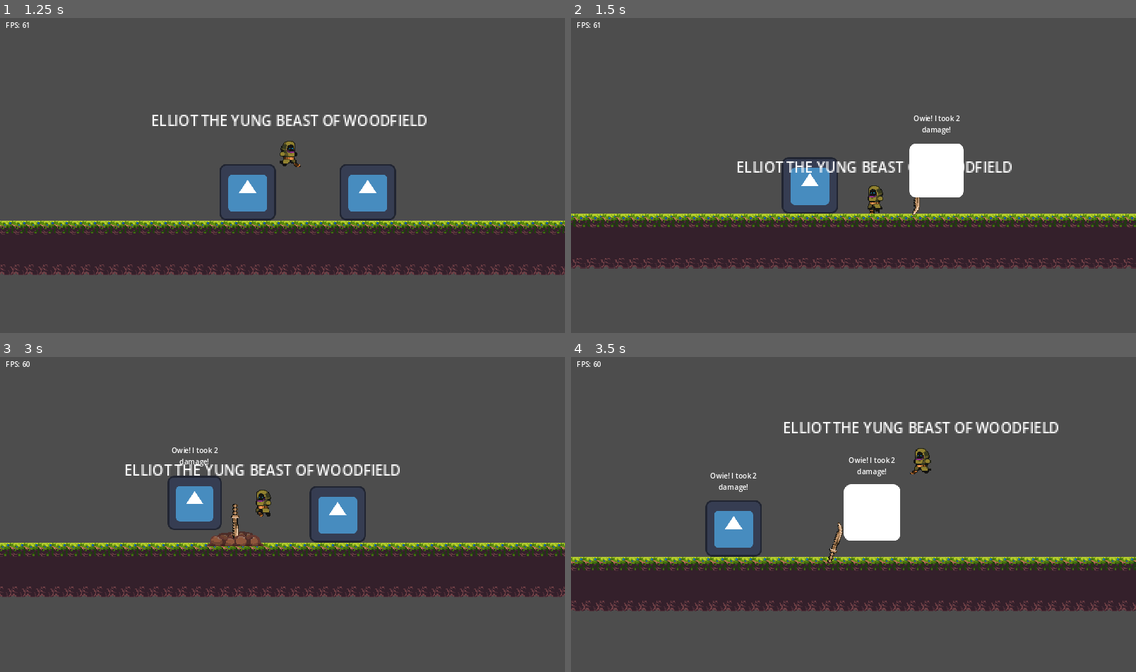
Above: before the commit, frames 1-4 (two rows, left to right).
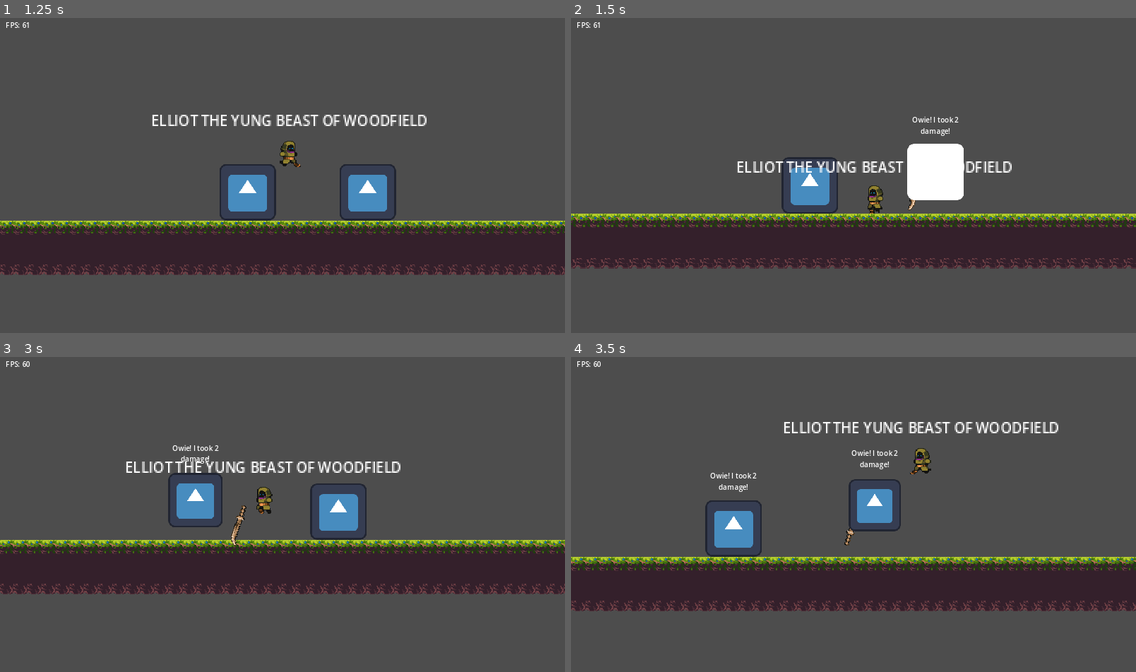
Above: after the commit, the same moments.

Repository: humding3r/BodyBlade
Game: Godot game, scene res://main.tscn
Two runs of this game, one before a commit and one after it. Both use one fixed random seed, a clock stepped at 60 frames per second and the inputs below. The engine's default icon, where the game draws it, is replaced by a stand-in: a white triangle on a blue panel in a dark square.
Inputs (mouse positions are in pixels of both pictures, inside the frame that each line leads up to):
- Up to frame 1 (1.25 s): tap Enter at 0.5 s; move the mouse to (406, 159) at 0.52 s; press the mouse at (406, 159) at 0.53 s; hold D (move_right) from 0.53 s (still down); tap Space (jump) at 0.77 s; right-click (406, 159) at 0.8 s
- Up to frame 2 (1.5 s): keep holding D (move_right); move the mouse to (740, 191) at 1.27 s; release the mouse at (740, 191) at 1.28 s; right-click (740, 191) at 1.35 s
- Up to frame 3 (3 s): tap Space (jump) at 1.52 s; click (169, 530) at 1.55 s; move the mouse to (339, 442) at 2.02 s; release D (move_right) at 2.03 s; press the mouse at (339, 442) at 2.03 s; hold A (move_left) 2.03-2.78 s; right-click (339, 442) at 2.3 s; move the mouse to (254, 577) at 2.77 s; release the mouse at (254, 577) at 2.78 s; hold D (move_right) from 2.78 s (still down); right-click (254, 577) at 2.85 s
- Up to frame 4 (3.5 s): keep holding D (move_right); tap Space (jump) at 3.02 s; click (825, 577) at 3.05 s

Frame 1 is identical in both runs. In frame 2, 0.4% of the frame differs, in the area x 59-70%, y 30-63%; in frame 3, 8.4%, in the area x 0-100%, y 27-77%; in frame 4, 2.2%.

Commit message:
Fix sword swapping with sideways stuck sword

Diff:
--- a/Sword/State/sword_state.gd
+++ b/Sword/State/sword_state.gd
@@ -1,9 +1,11 @@
 extends State
 class_name SwordState
 
+signal update_impact_direction(new_impact_direction : int)
+
+var impact_direction : int
 var times_bounced : int = 0
 const BOUNCE_SCALE := Vector2(0.75, 0.65)
-
 
 func swap():
 	var temp = object.get_parent().global_position
@@ -12,8 +14,7 @@
 	if object.get_parent().is_on_floor():
 		object.stuck_sprite.rotation_degrees = 0
 	else:
-		object.stuck_sprite.hide()
-		object.thrown_sprite.show()
+		change_state("free")
 
 	object.pickup_area.set_deferred("disabled", true)
 	object.get_parent().global_position = object.global_position
@@ -21,3 +22,37 @@
 	object.global_position = temp
 	object.linear_velocity = temp_velocity
 	object.pickup_area.set_deferred("disabled", false)
+
+func check_bounce():
+	var collision_info = object.move_and_collide(Vector2.ZERO)
+	if collision_info:
+		times_bounced += 1
+
+		if (collision_info.get_angle() > 0) and (collision_info.get_angle() < PI / 4):
+			impact_direction = 0
+		if (collision_info.get_angle() >= PI / 4) and (collision_info.get_angle() < (3 * PI) / 4):
+			impact_direction = 1 if object.linear_velocity.x >= 0 else 3
+		if (collision_info.get_angle() >= (3 * PI) / 4):
+			impact_direction = 2
+
+		if check_stick(impact_direction, times_bounced):
+			times_bounced = 0
+			update_impact_direction.emit(impact_direction)
+			change_state("stuck")
+		else:
+			object.linear_velocity = object.linear_velocity.bounce(collision_info.get_normal())
+			object.linear_velocity *= BOUNCE_SCALE
+
+func check_stick(impact_direction : int, count : int):
+
+	if Input.is_action_pressed("attack"): return false
+	if count == 3: return true
+
+	if abs(object.linear_velocity.x) > 600:
+		if impact_direction == 1 or impact_direction == 3:
+			return true
+	if abs(object.linear_velocity.y) > 600:
+		if impact_direction == 0 or impact_direction == 2:
+			return true
+
+	return false
--- /dev/null
+++ b/Sword/State/sword_state_free.gd
@@ -0,0 +1,16 @@
+extends SwordState
+
+func enter():
+	object.stuck_sprite.hide()
+	object.thrown_sprite.show()
+	object.freeze = false
+
+func process(delta):
+	if Input.is_action_just_pressed("swap"):
+		swap()
+
+	if Input.is_action_pressed("attack"):
+		change_state("return")
+
+func physics_process(delta):
+	check_bounce()
--- a/Sword/State/sword_state_stuck.gd
+++ b/Sword/State/sword_state_stuck.gd
@@ -1,6 +1,4 @@
 extends SwordState
-
-var impact_direction : int
 
 func enter():
 	match impact_direction:
@@ -28,5 +26,5 @@
 	if Input.is_action_pressed("attack"):
 		change_state("return")
 
-func _on_throw_update_impact_direction(new_impact_direction):
+func _on_update_impact_direction(new_impact_direction):
 	impact_direction = new_impact_direction
--- a/Sword/State/sword_state_throw.gd
+++ b/Sword/State/sword_state_throw.gd
@@ -1,6 +1,4 @@
 extends SwordState
-
-signal update_impact_direction(new_impact_direction)
 
 @export var speed : float = 500
 @export var damage_value : int = 2
@@ -24,43 +22,12 @@
 	object.thrown_sprite.show()
 	object.damage_hitbox.set_deferred("disabled", false)
 
-func physics_process(delta):
+func process(delta):
 	if Input.is_action_just_pressed("swap"):
 		swap()
-
-	var collision_info = object.move_and_collide(Vector2.ZERO)
-	if collision_info:
-		times_bounced += 1
-		var impact_direction : int
-
-		if (collision_info.get_angle() > 0) and (collision_info.get_angle() < PI / 4):
-			impact_direction = 0
-		if (collision_info.get_angle() >= PI / 4) and (collision_info.get_angle() < (3 * PI) / 4):
-			impact_direction = 1 if object.linear_velocity.x >= 0 else 3
-		if (collision_info.get_angle() >= (3 * PI) / 4):
-			impact_direction = 2
-
-		if check_stick(impact_direction, times_bounced):
-			times_bounced = 0
-			update_impact_direction.emit(impact_direction)
-			change_state("stuck")
-		else:
-			object.linear_velocity = object.linear_velocity.bounce(collision_info.get_normal())
-			object.linear_velocity *= BOUNCE_SCALE
 
 	if Input.is_action_pressed("attack"):
 		change_state("return")
 
-func check_stick(impact_direction : int, count : int):
-
-	if Input.is_action_pressed("attack"): return false
-	if count == 3: return true
-
-	if abs(object.linear_velocity.x) > 600:
-		if impact_direction == 1 or impact_direction == 3:
-			return true
-	if abs(object.linear_velocity.y) > 600:
-		if impact_direction == 0 or impact_direction == 2:
-			return true
-
-	return false
+func physics_process(delta):
+	check_bounce()
--- a/Sword/sword.tscn
+++ b/Sword/sword.tscn
@@ -11,6 +11,7 @@
 [ext_resource type="Script" path="res://Sword/State/sword_state_throw.gd" id="9_25ufy"]
 [ext_resource type="Script" path="res://Sword/State/sword_state_return.gd" id="10_gj3by"]
 [ext_resource type="Script" path="res://Sword/State/sword_state_stuck.gd" id="11_jmi55"]
+[ext_resource type="Script" path="res://Sword/State/sword_state_free.gd" id="12_myatf"]
 
 [sub_resource type="SpriteFrames" id="SpriteFrames_hcjj4"]
 animations = [{
@@ -249,6 +250,9 @@
 [node name="Stuck" type="Node" parent="StateMachine"]
 script = ExtResource("11_jmi55")
 
+[node name="Free" type="Node" parent="StateMachine"]
+script = ExtResource("12_myatf")
+
 [node name="AnimationPlayer" type="AnimationPlayer" parent="."]
 libraries = {
 "": SubResource("AnimationLibrary_u5wv8")
@@ -259,4 +263,5 @@
 "": SubResource("AnimationLibrary_5i0pb")
 }
 
-[connection signal="update_impact_direction" from="StateMachine/Throw" to="StateMachine/Stuck" method="_on_throw_update_impact_direction"]
+[connection signal="update_impact_direction" from="StateMachine/Throw" to="StateMachine/Stuck" method="_on_update_impact_direction"]
+[connection signal="update_impact_direction" from="StateMachine/Free" to="StateMachine/Stuck" method="_on_update_impact_direction"]
Not shown: 1 places in Sword/sword.tscn that only renumber resources
